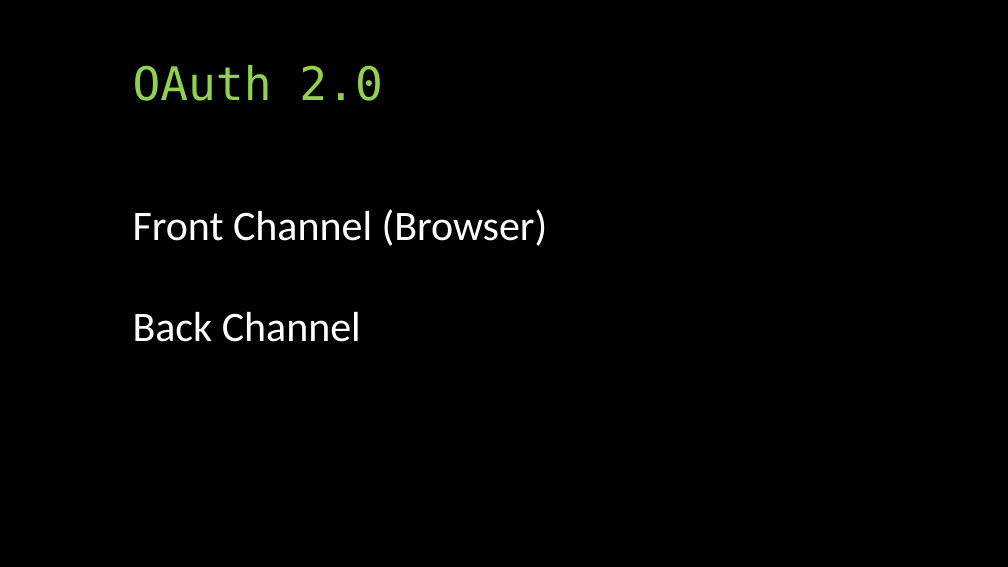
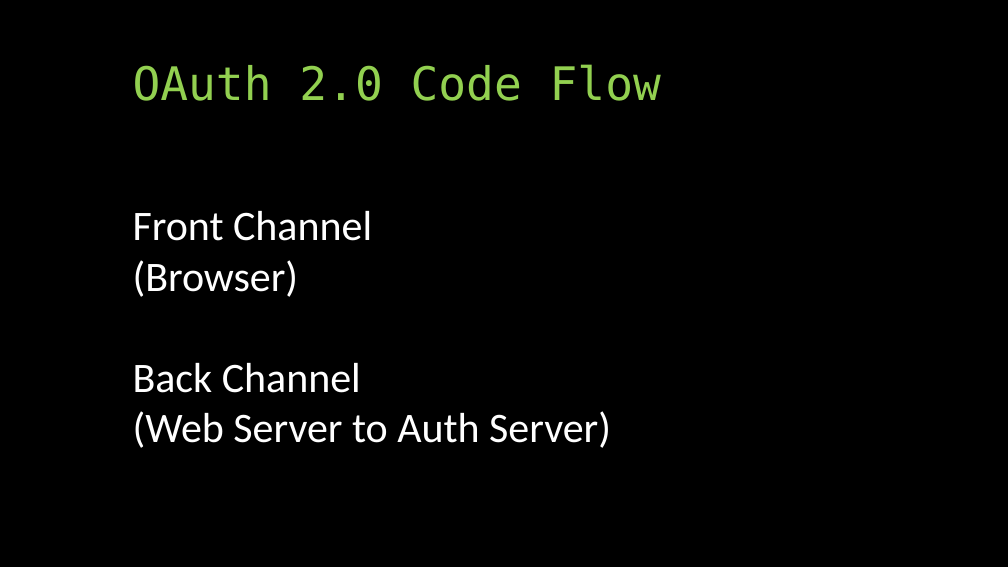
Before and after one commit to aaronralls/IdentityServer4Presentations, a slide deck: slide 9 of Authorization-IdentityServer4v2.pptx (slide 8 before the commit). Drawn at 1008x567 pixels with LibreOffice and Linux fonts; fonts in the diff are those of the drawing. Boxes give left, top, right and bottom in pixels: in the first picture for what was removed or moved away, otherwise in the second. Text is boxed around its words. In the diff, an @@ line names an element or a change of style, - is before the commit and + after.

```diff
--- a/Authorization-IdentityServer4v2.pptx
+++ b/Authorization-IdentityServer4v2.pptx
@@ text at (133,64,661,101): text changed @@
-OAuth 2.0
+OAuth 2.0 Code Flow
@@ text at (133,211,372,297): text changed @@
-Front Channel (Browser)
+Front Channel
+(Browser)
@@ text at (133,411,611,448): paragraph added @@
+(Web Server to Auth Server)
```
Also in this commit, not shown: 6 other slides changed, 1 slide added, 1 other file.
